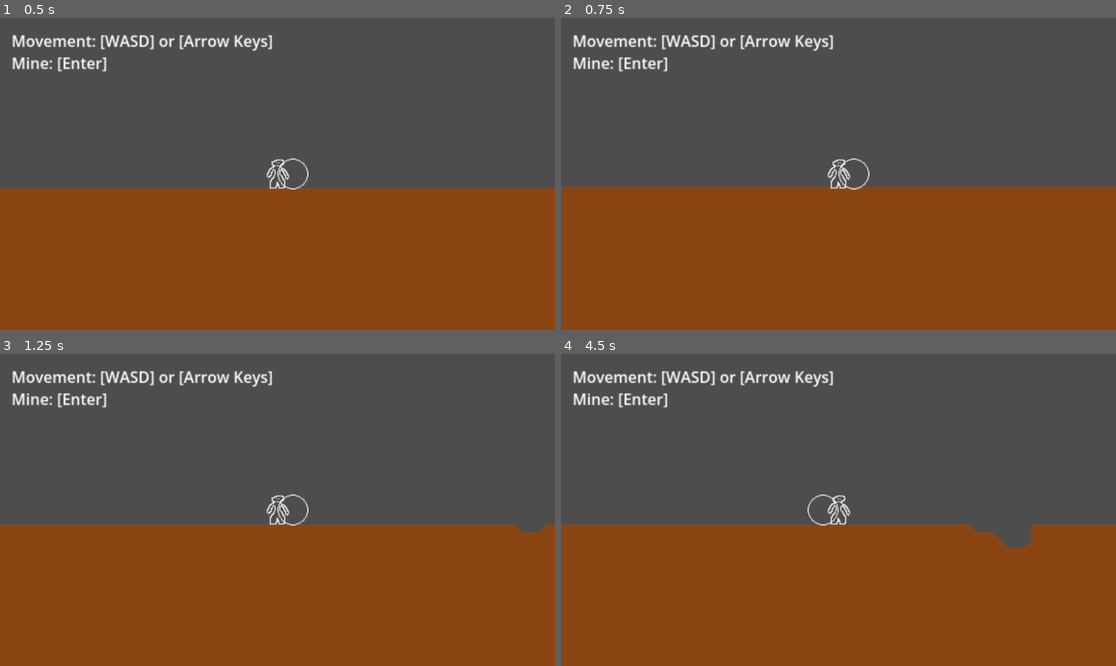
Above: before the commit, frames 1-4 (two rows, left to right).
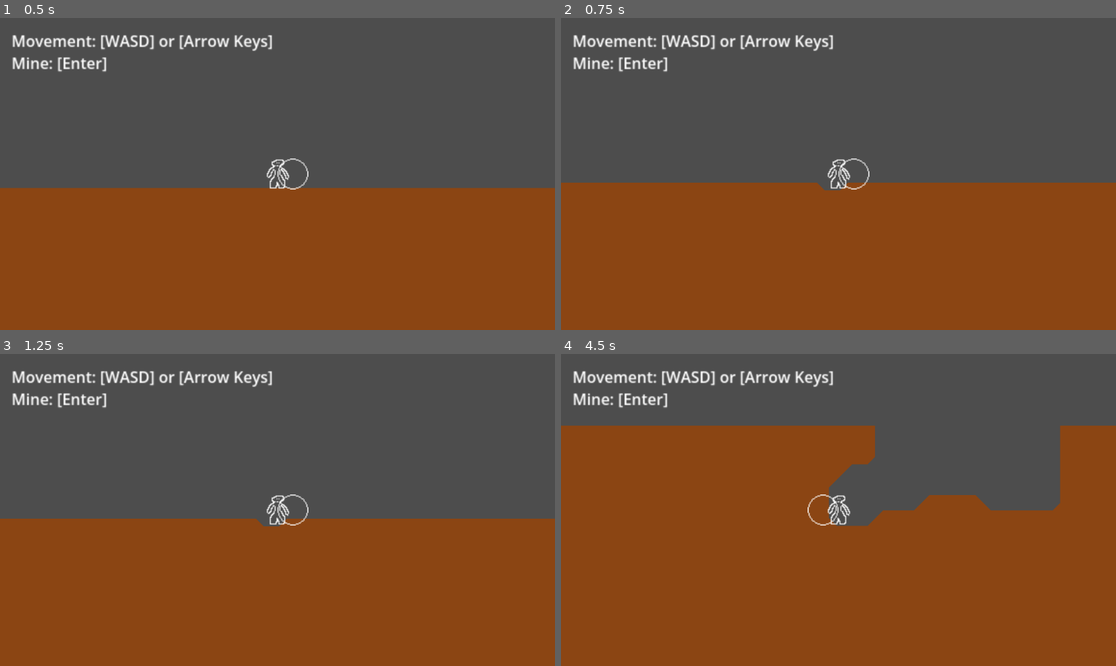
Above: after the commit, the same moments.

Repository: bingecraft-net/sandbox
Game: Godot game, scene res://marching_squares_demo.tscn
Same seed, same stepped clock (60 frames per second), same inputs: the game is played once before the commit and once after it.
Inputs:
- Up to frame 1 (0.5 s): no input
- Up to frame 2 (0.75 s): tap Enter (ui_accept) at 0.5 s; hold Right (ui_right) from 0.53 s (still down); hold Enter (ui_accept) from 0.53 s (still down)
- Up to frame 3 (1.25 s): keep holding Right (ui_right); keep holding Enter (ui_accept)
- Up to frame 4 (4.5 s): release Right (ui_right) at 1.28 s; release Enter (ui_accept) at 1.28 s; hold Down (ui_down) 1.28-2.03 s; tap Enter (ui_accept) at 1.35, 1.52, 1.82, 2.85, 3.02, 3.32, 4.35 s; hold Right (ui_right) 2.03-2.78 s; hold Enter (ui_accept) 2.03-2.78 s; hold Up (ui_up) 2.78-3.53 s; hold Enter (ui_accept) 3.53-4.28 s; hold Left (ui_left) from 3.53 s (still down)

Frame 1 is identical in both runs. In frame 2, 1.3% of the frame differs, in the area x 0-100%, y 52-56%; in frame 3, 1.8%; in frame 4, 22%, in the area x 0-100%, y 22-63%.

Commit message:
make collider shaping faster with graph shaking

Diff:
--- a/mining_tool.gd
+++ b/mining_tool.gd
@@ -26,5 +26,5 @@
 		pos = pos.normalized()
 		position = pos * 16
 
-	if Input.is_action_just_pressed("ui_accept"):
+	if Input.is_action_pressed("ui_accept"):
 		action.emit(global_position, 32, -0.1)
--- a/terrain_chunk.gd
+++ b/terrain_chunk.gd
@@ -10,21 +10,53 @@
 
 
 class ColliderTool:
-	var shapes = []
-	var buf = []
+	var graph = {}
+	var working_tri = []
+
+
 	func add_vertex(vertex: Vector2):
-		buf.append(vertex)
-		if len(buf) == 3:
-			shapes.append(buf)
-			buf = []
-
-	func get_static_body():
+		working_tri.append(vertex)
+		if len(working_tri) == 3:
+			add_tri(working_tri)
+			working_tri = []
+
+
+	func add_tri(tri: Array):
+		for index in range(3):
+			var start = tri[index]
+			var end = tri[(index + 1) % 3]
+			graph[start] = graph[start] if start in graph else []
+			graph[start].append(end)
+
+
+	func commit():
+		var graph_shake = {}
+		for start in graph:
+			for end in graph[start]:
+				if start not in graph[end]:
+					graph_shake[start] = graph_shake[start] if start in graph_shake else []
+					graph_shake[start].append(end)
+		graph = graph_shake
+
 		var static_body = StaticBody2D.new()
-		for points in shapes:
-			var collider = CollisionShape2D.new()
-			collider.shape = ConvexPolygonShape2D.new()
-			collider.shape.points = points
-			static_body.add_child(collider)
+
+		while len(graph) > 0:
+			var start
+			for _start in graph:
+				start = _start
+				break
+			var contour = []
+			while start != null:
+				contour.append(start)
+				var ends = graph.get(start)
+				graph.erase(start)
+				start = ends[0] if ends else null
+
+			var polygon = CollisionPolygon2D.new()
+			polygon.build_mode = CollisionPolygon2D.BUILD_SEGMENTS
+			polygon.polygon = contour
+			static_body.add_child(polygon)
+
 		return static_body
 
 func global_position_to_local_grid(_global_position: Vector2) -> Vector2i:
@@ -101,20 +133,17 @@
 		value = get_value(point.x, point.y)
 		if value >= iso: id += 8
 
-		var buf = []
-
 		for vertex in lookup_geometry[id]:
 			vertex = vertex + Vector2(x, y)
 			vertex = vertex / detail
 			st.add_vertex(Vector3(vertex.x, vertex.y, 0))
 			ct.add_vertex(vertex)
 
-
 	var mesh = MeshInstance2D.new()
 	mesh.mesh = st.commit()
 	container.add_child(mesh)
 
-	container.add_child(ct.get_static_body())
+	container.add_child(ct.commit())
 
 	if last_container:
 		last_container.queue_free()
